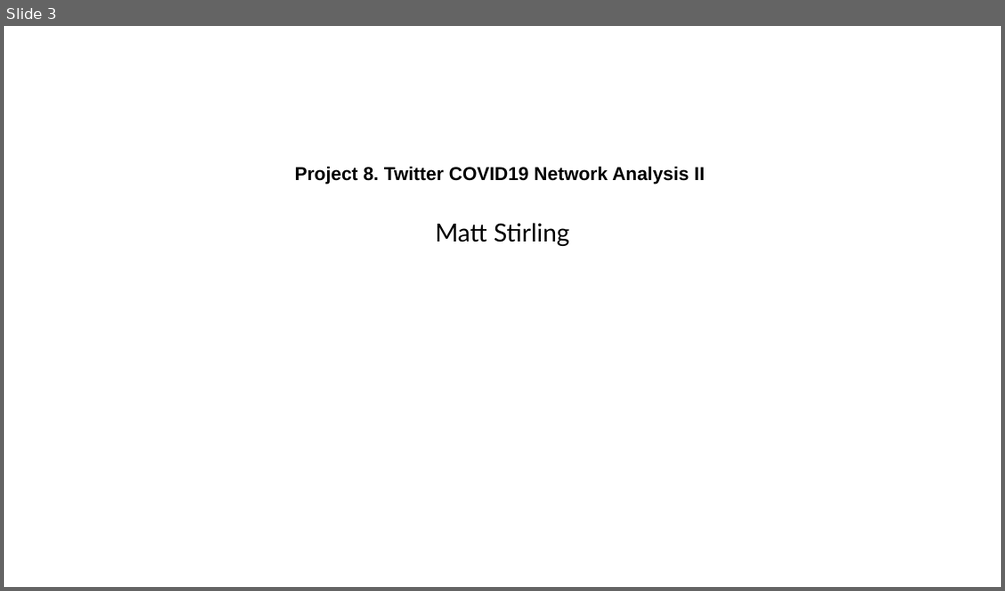
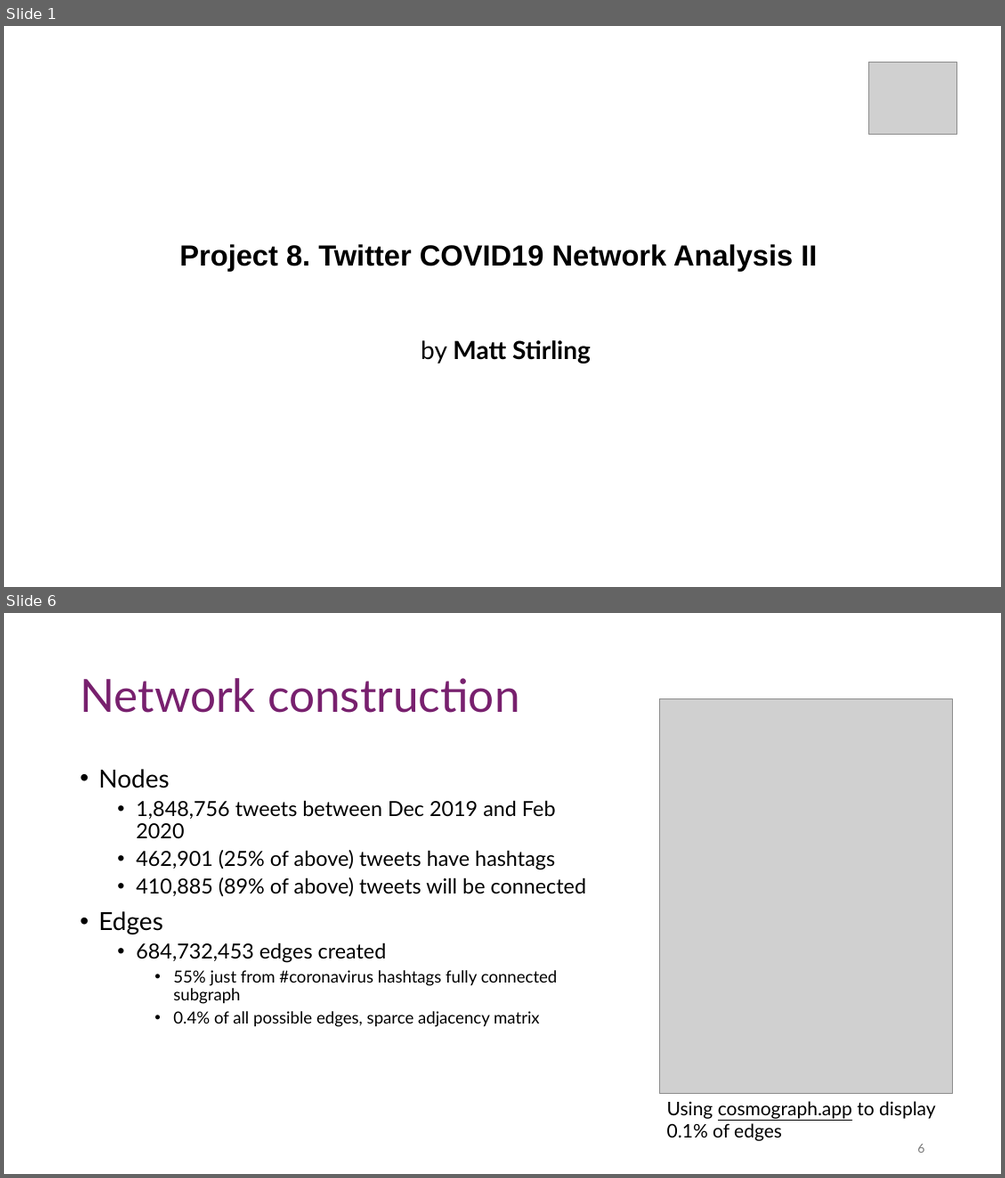
Before and after one commit to MattThePerson/SNA_Project_2024, a slide deck: Project Materials/Semiar Presentation.pptx. Shown one above the other, each under a label of ours: slide 3 before the commit, slides 1 and 6 after it; the slides between them are not shown. The pictures are 1005x591 and 1005x1178 pixels, drawn with LibreOffice and Linux fonts; fonts in the diff are those of the drawing; grey boxes stand for pictures. Boxes give left, top, right and bottom in pixels: in the first picture for what was removed or moved away, otherwise in the second. Text is boxed around its words. In the diff, an @@ line names an element or a change of style, - is before the commit and + after.

```diff
--- a/Project Materials/Semiar Presentation.pptx
+++ b/Project Materials/Semiar Presentation.pptx
@@ slide 6 added at box(4, 613, 1001, 1174), background #FFFFFF @@
@@ title added at box(80, 678, 520, 713), 44 pt, text #78206E @@
+Network construction
@@ picture added at box(660, 699, 953, 1093) @@
@@ text added at box(98, 769, 586, 1027), 20 pt, text #000000 @@
+• Nodes
+  • 1,848,756 tweets between Dec 2019 and Feb 2020
+  • 462,901 (25% of above) tweets have hashtags
+  • 410,885 (89% of above) tweets will be connected
+• Edges
+  • 684,732,453 edges created
+    • 55% just from #coronavirus hashtags fully connected subgraph
+    • 0.4% of all possible edges, sparce adjacency matrix
@@ text added at box(667, 1101, 936, 1141), 18 pt, text #000000 @@
+Using cosmograph.app to display 0.1% of edges
@@ page number added at box(917, 1143, 924, 1152), 12 pt, text #797979 @@
+6
@@ what was slide 3 is now slide 1 @@
@@ slide 1 changed as well @@
@@ picture added at box(868, 62, 956, 135) @@
@@ title "Project 8. Twitter COVID19 Network ...": place and size @@
-title "Project 8. Twitter COVID19 Network ..." at box(295, 166, 704, 184)
+title "Project 8. Twitter COVID19 Network ..." at box(179, 244, 817, 271)
@@ title "Project 8. Twitter COVID19 Network ..." at box(179, 244, 817, 271): size 18 to 28 pt @@
@@ subtitle at box(421, 340, 591, 363): text changed; bold on @@
-Matt Stirling
+by Matt Stirling
```
Also in this commit, not shown: 1 other slide changed, 31 other slides added, 6 slides removed.
